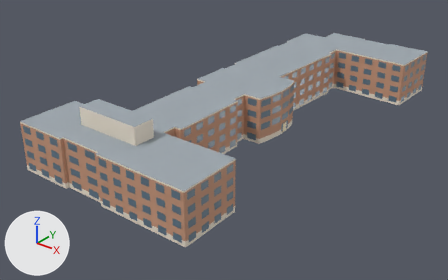
Renders of the glTF model models/dc-au-nebraska-hall.glb from each side of a commit.
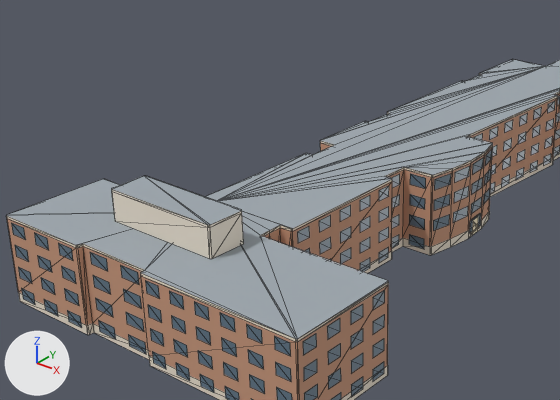
There are two pictures of each version: one whole from a 50 mm camera at (89.1, -119.6, 68.7) aimed at (-2.5, -5.1, -2.2), one close up on the part from 4% to 74% of the width and 0% to 81% of the height. Every picture has the same lights, and +X, +Y and +Z are marked at lower left. The older version's two pictures come first. The close-ups show mesh edges as thin lines. Vertices at exactly the same position are counted once.

In view in the first close-up: 'Nebraska Hall'.
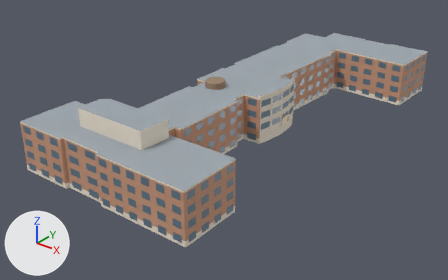
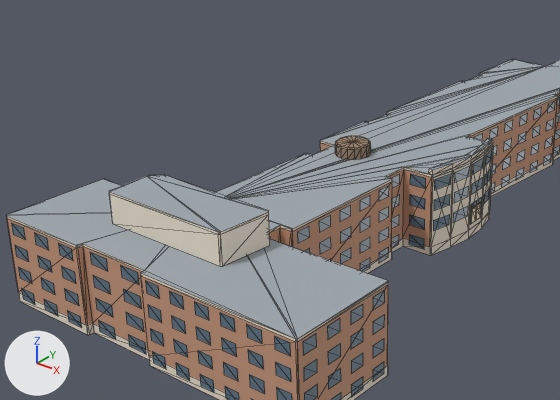
Commit message: Refine Nebraska Hall

Diff of the bpy script that builds the scene:
```diff
--- a/models/dc-au-nebraska-hall.glb.py
+++ b/models/dc-au-nebraska-hall.glb.py
@@ me_nebraska_hall @@
 # used by ob_nebraska_hall; location = (0.0, 0.0, 0.0)
-me_nebraska_hall.from_pydata(...)  # 1636 vertices, 1207 faces; spans x -25.3..25.6, y -49.3..56.2, z 0.0..16.5
+me_nebraska_hall.from_pydata(...)  # 1744 vertices, 1343 faces; spans x -25.3..25.6, y -49.3..56.2, z 0.0..16.5
+# me_nebraska_hall part 1: the loose piece of 24 vertices spanning x -13.4..3.8, y -41.9..-36.4, z 12.2..16.5 is rebuilt with 30 vertices and now spans x -13.1..6.5, y -42.6..-34.7, z 12.2..16.5
+# me_nebraska_hall part 2
+# 12 vertices are removed from x 9.4..9.7, y 3.3..6.7, z 0.1..2.9
+# 6 faces are deleted
+# 40 vertices are added at x 3.6..9.8, y -5.0..10.7, z 1.4..12.9
+# 10 new vertices lie (0.0, 0.0, 10.5) away from vertices in x 3.6..9.7, y -5.0..10.7, z 1.4
+# 8 new vertices lie (0.0, 0.0, 3.1) away from vertices in x 9.5..9.8, y 3.2..6.7, z 2.2
+# 7 new vertices lie (0.0, 0.0, 0.7) away from vertices in x 7.6..8.9, y -5.0..10.7, z 12.2
+# 30 new faces join them, mat_stone (pale yellow #efe5d4)
+# 8 new faces join them, mat_roof (grey #9ea8af)
+# 2 new faces join them, mat_window (blue #647a8b)
+# 8 new faces join them, mat_metal (brown #9a826b)
+# 4 new faces join them, mat_entrance (beige #fff0ce)
+# me_nebraska_hall part 3
+# 33 vertices are added at x -7.7..-2.5, y -7.8..-2.8, z 12.2..13.9
+# 16 new vertices lie (0.0, 0.0, 1.5) away from vertices in x -7.7..-2.5, y -7.8..-2.8, z 12.2
+# 80 new faces join them, mat_metal (brown #9a826b)
 me_nebraska_hall.materials.append(mat_brick)
```

Boxes [x1, y1, x2, y2] around the edits, measured in the close-ups (560 x 400 px):
part 1 of me_nebraska_hall, rebuilt (22% wider, 10% taller)
    before: [112, 176, 244, 259]
    after: [109, 175, 270, 266]
part 2 of me_nebraska_hall, built on
    before: [469, 213, 481, 235]
    after: [429, 138, 493, 247]
part 3 of me_nebraska_hall, added (brown)
    after: [335, 136, 371, 160]
